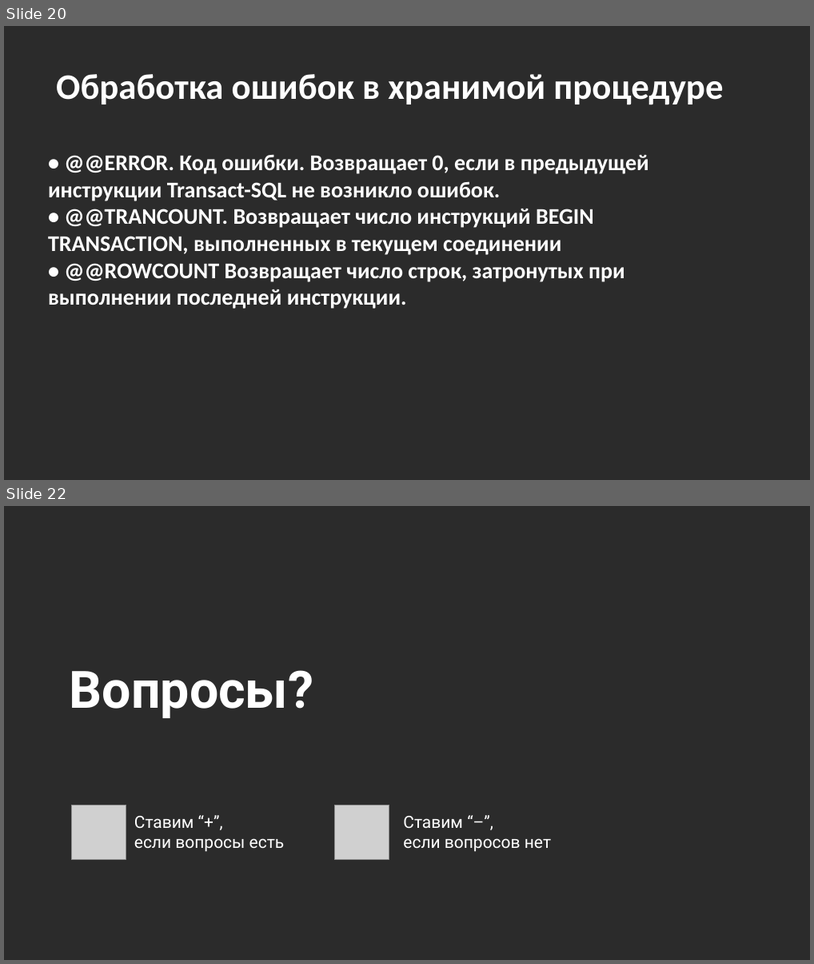
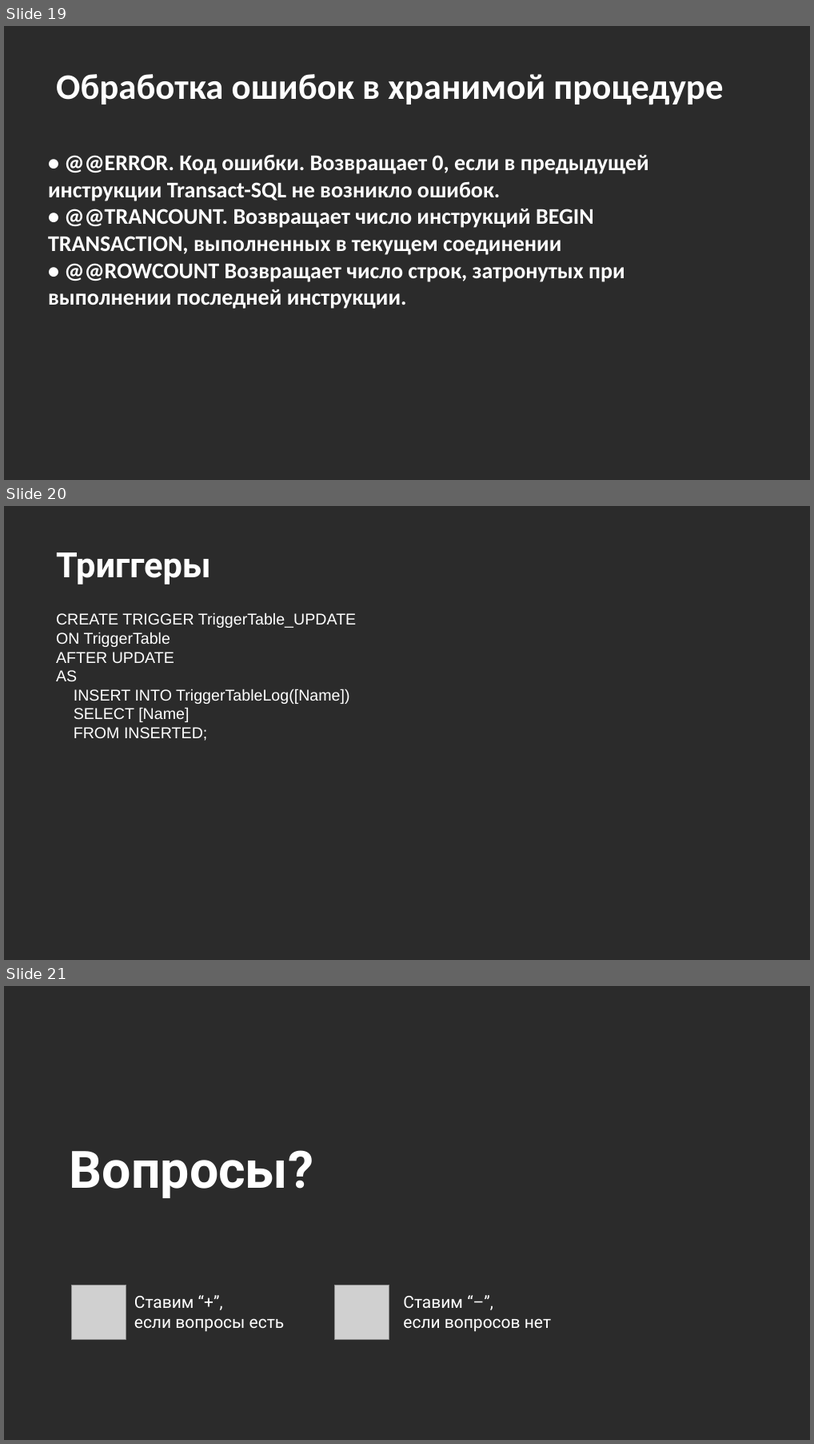
Before and after one commit to MarinaPaley/OTUS, a slide deck: Программирование.pptx. Shown one above the other, each under a label of ours: slides 20 and 22 before the commit, slides 19, 20 and 21 after it; the slides between them are not shown. The pictures are 814x964 and 814x1444 pixels, drawn with LibreOffice and Linux fonts; fonts in the diff are those of the drawing; grey boxes stand for pictures; background and template pictures are left out; a plain dark background stands for a picture behind light text. Boxes give left, top, right and bottom in pixels: in the first picture for what was removed or moved away, otherwise in the second. Text is boxed around its words. In the diff, an @@ line names an element or a change of style, - is before the commit and + after.

```diff
--- a/Программирование.pptx
+++ b/Программирование.pptx
@@ slide 20 added at bbox=[4, 506, 810, 960], background picture (left out) @@
@@ title added at bbox=[56, 552, 211, 584], 31 pt, text #FFFFFF, bold @@
+Триггеры
@@ text added at bbox=[56, 612, 356, 740], 14 pt, text #FFFFFF @@
+CREATE TRIGGER TriggerTable_UPDATE
+ON TriggerTable
+AFTER UPDATE
+AS
+INSERT INTO TriggerTableLog([Name])
+SELECT [Name]
+FROM INSERTED;
@@ what was slide 20 is now slide 19 @@
@@ what was slide 22 is now slide 21 @@
```
Also in this commit, not shown: 2 slides changed, 1 other slide added, 1 slide removed.
